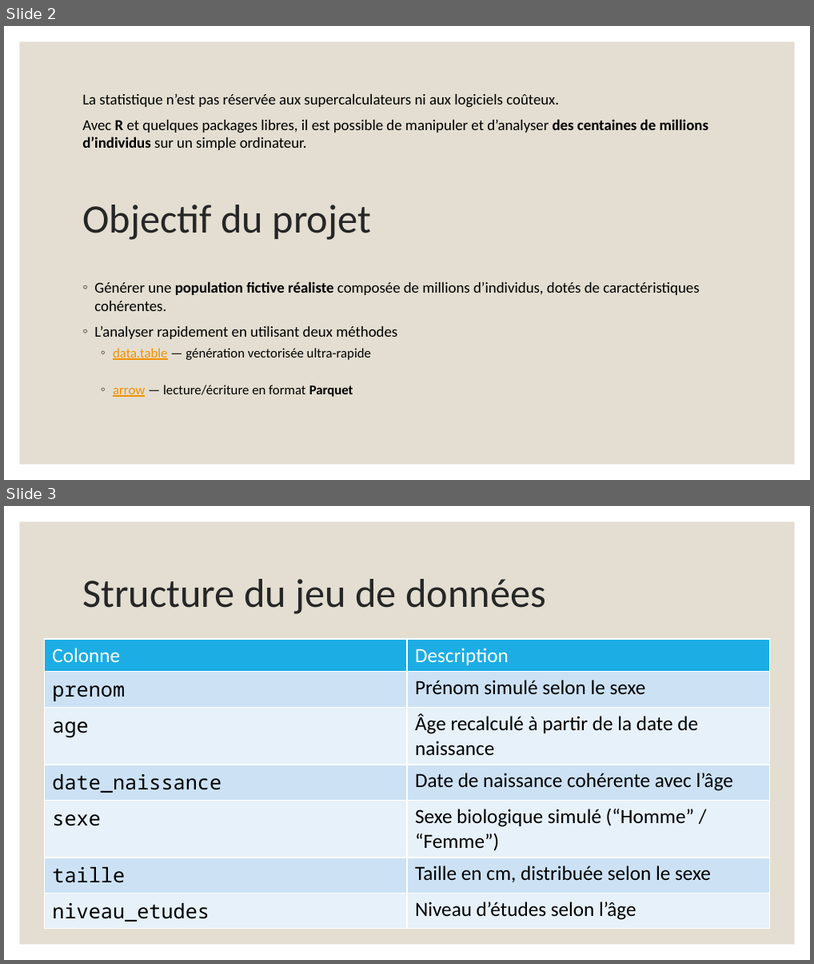
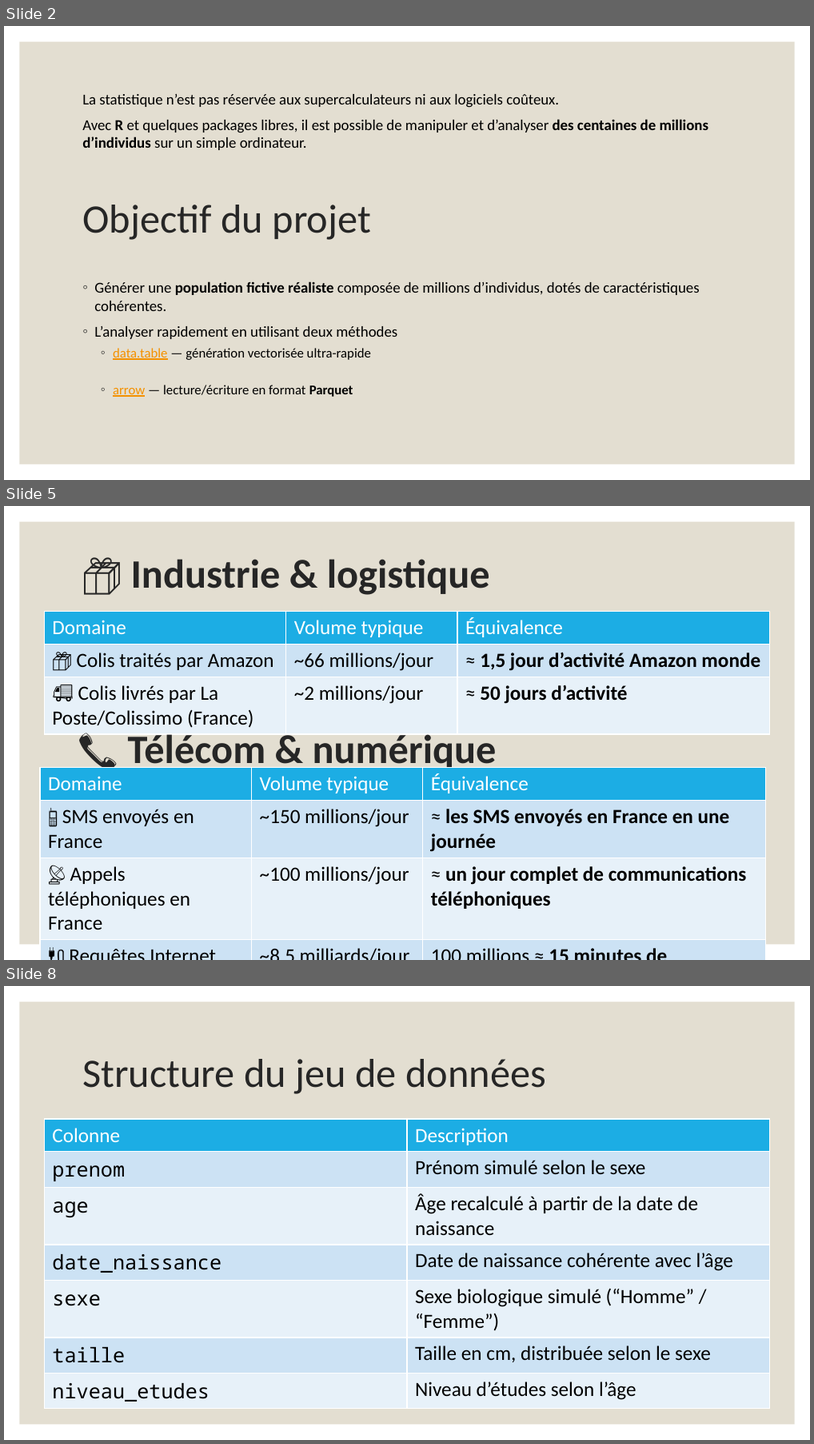
Before and after one commit to ISPF/100millions, a slide deck: presentation.pptx. Shown one above the other, each under a label of ours: slides 2 and 3 before the commit, slides 2, 5 and 8 after it; the slides between them are not shown. The pictures are 814x964 and 814x1444 pixels, drawn with LibreOffice and Linux fonts; fonts in the diff are those of the drawing. Boxes give left, top, right and bottom in pixels: in the first picture for what was removed or moved away, otherwise in the second. Text is boxed around its words. In the diff, an @@ line names an element or a change of style, - is before the commit and + after.

```diff
--- a/presentation.pptx
+++ b/presentation.pptx
@@ slide 5 added at <box>4,506,810,960</box>, background #FFFFFF; not listed: 1 template element that a slide beside it also shows @@
@@ title added at <box>131,559,490,595</box>, 36 pt, text #262626, bold @@
+📦 Industrie & logistique
@@ table added at <box>44,612,770,731</box>, 3 rows, 3 columns @@
+Domaine | Volume typique | Équivalence
+📦 Colis traités par Amazon | ~66 millions/jour | ≈ 1,5 jour d’activité Amazon monde
+🚚 Colis livrés par La Poste/Colissimo (France) | ~2 millions/jour | ≈ 50 jours d’activité
@@ text added at <box>128,729,497,772</box>, 36 pt, text #262626, bold @@
+📞 Télécom & numérique
@@ table added at <box>40,768,766,932</box>, 4 rows, 3 columns @@
+Domaine | Volume typique | Équivalence
+📱 SMS envoyés en France | ~150 millions/jour | ≈ les SMS envoyés en France en une journée
+📡 Appels téléphoniques en France | ~100 millions/jour | ≈ un jour complet de communications téléphoniques
+🔌 Requêtes Internet Google | ~8,5 milliards/jour | 100 millions ≈ 15 minutes de recherches Google
@@ what was slide 3 is now slide 8 @@
```
Also in this commit, not shown: 4 other slides added, 1 other file.
